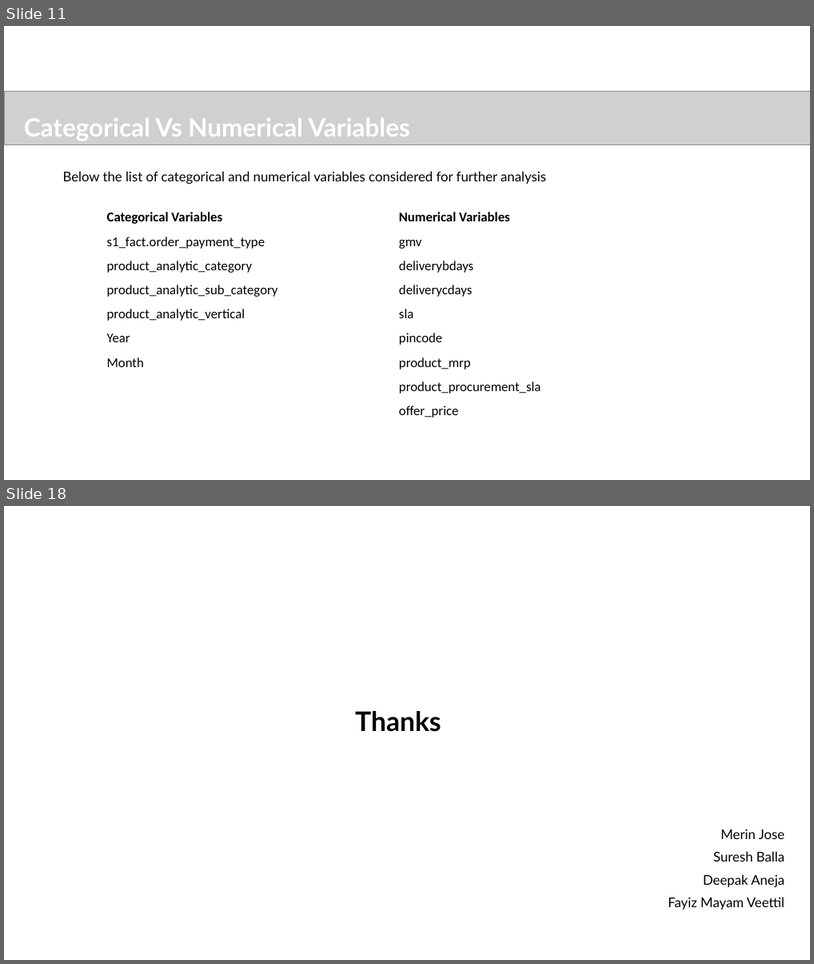
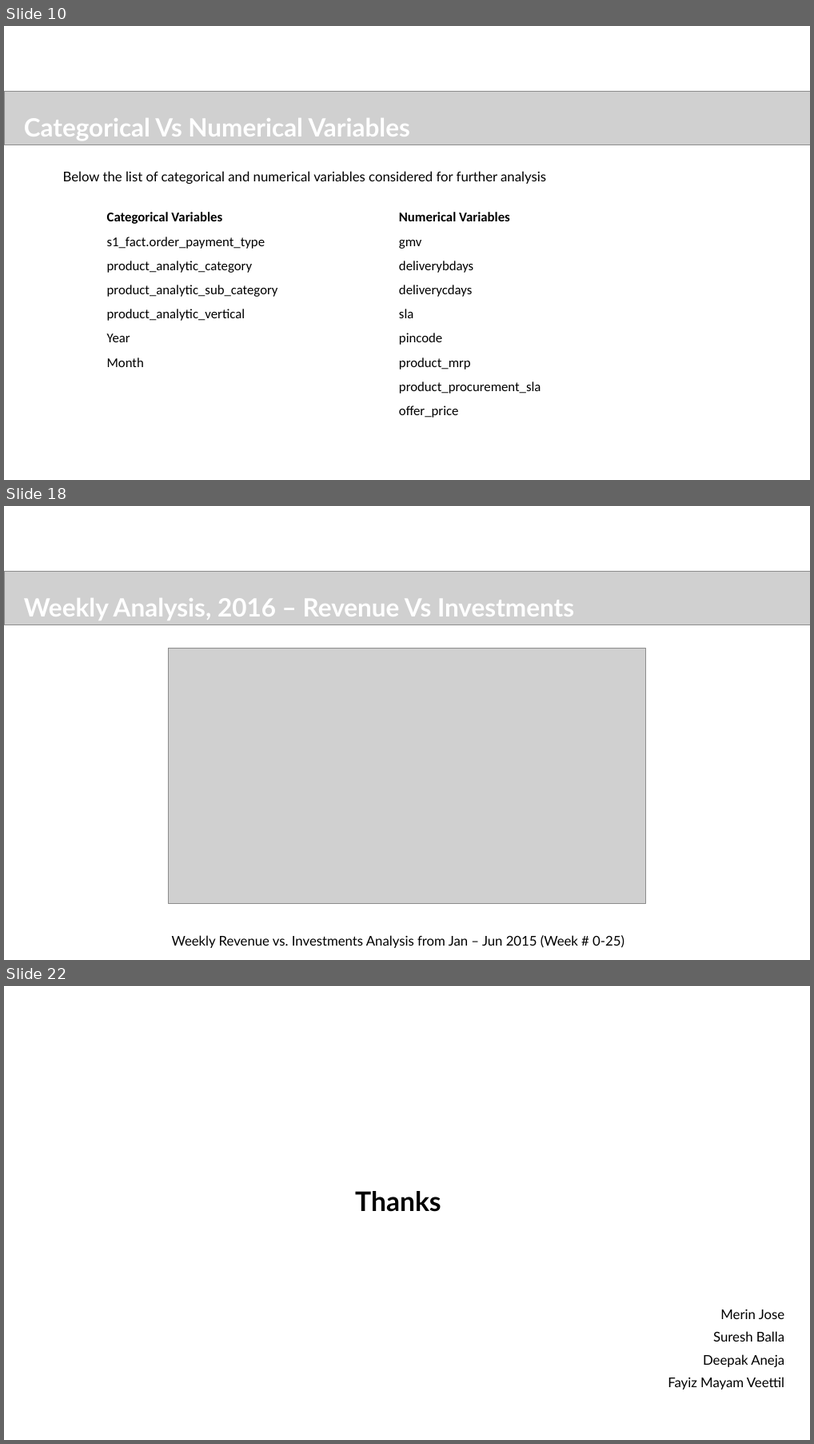
Before and after one commit to sureshballa/data-science-projects, a slide deck: Capstone Project/Ecommerce_Capstone_Project.pptx. Shown one above the other, each under a label of ours: slides 11 and 18 before the commit, slides 10, 18 and 22 after it; the slides between them are not shown. The pictures are 814x964 and 814x1444 pixels, drawn with LibreOffice and Linux fonts; fonts in the diff are those of the drawing; grey boxes stand for pictures; background and template pictures are left out. Boxes give left, top, right and bottom in pixels: in the first picture for what was removed or moved away, otherwise in the second. Text is boxed around its words. In the diff, an @@ line names an element or a change of style, - is before the commit and + after.

```diff
--- a/Capstone Project/Ecommerce_Capstone_Project.pptx
+++ b/Capstone Project/Ecommerce_Capstone_Project.pptx
@@ slide 18 added at (4, 506, 810, 960), background #FFFFFF @@
@@ picture added at (4, 572, 810, 624) @@
@@ text added at (24, 598, 574, 620), 30 pt, text #FFFFFF, bold @@
+Weekly Analysis, 2016 – Revenue Vs Investments
@@ picture added at (169, 648, 646, 904) @@
@@ text added at (172, 935, 625, 948), 16 pt, text #000000 @@
+Weekly Revenue vs. Investments Analysis from Jan – Jun 2015 (Week # 0-25)
@@ what was slide 11 is now slide 10 @@
@@ what was slide 18 is now slide 22 @@
```
Also in this commit, not shown: 10 slides changed, 5 other slides added, 2 slides removed.
